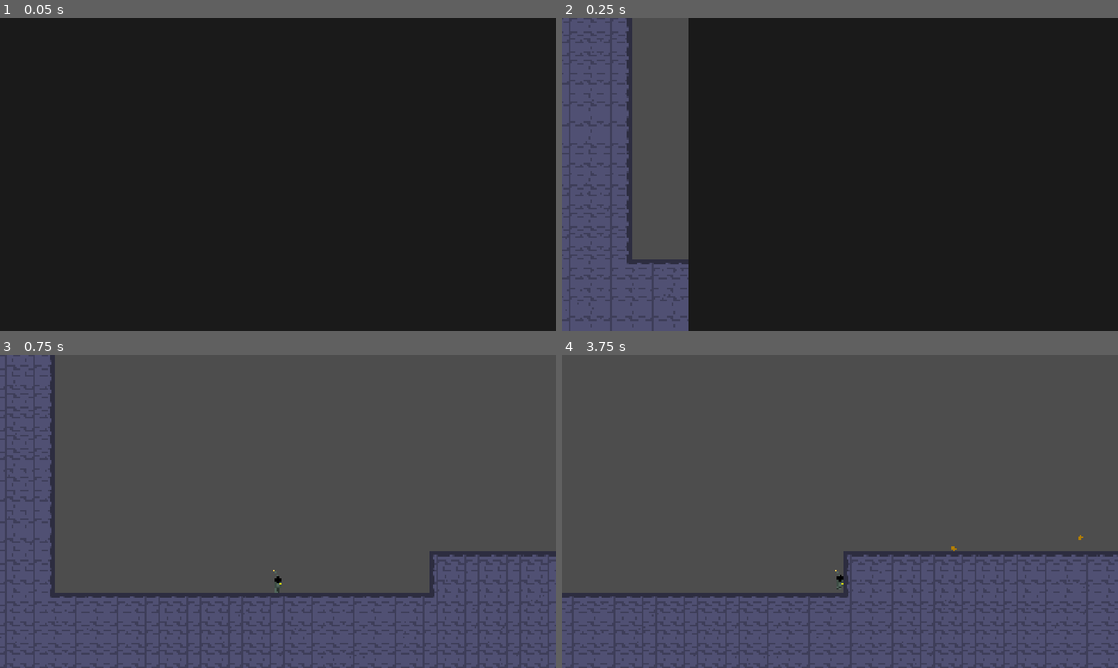
Above: before the commit, frames 1-4 (two rows, left to right).
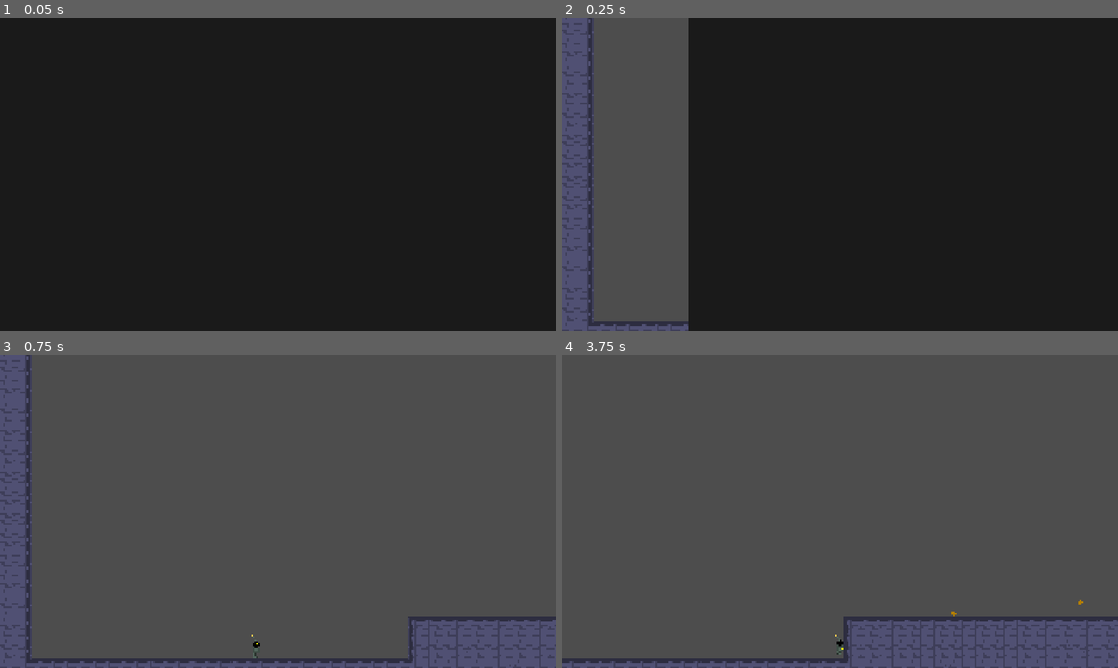
Above: after the commit, the same moments.

Repository: vitorjusto/The-Take-Over
Game: Godot game, scene res://Scenes/Main.tscn
Same seed, same stepped clock (60 frames per second), same inputs: the game is played once before the commit and once after it.
Inputs:
- Up to frame 1 (0.05 s): no input
- Up to frame 2 (0.25 s): no input
- Up to frame 3 (0.75 s): hold Right (Right) from 0.53 s (still down); hold Z (Run) from 0.53 s (still down)
- Up to frame 4 (3.75 s): tap X (Jump) at 0.77, 1.52, 3.02 s; release Z (Run) at 1.28 s; tap C (Shoot) at 1.35, 2.85 s; release Right (Right) at 2.03 s; hold Left (Left) 2.03-2.78 s; hold Z (Run) 2.03-2.78 s; hold Right (Right) from 2.78 s (still down); hold Z (Run) from 3.53 s (still down)

Frame 1 is identical in both runs. In frame 2, 9.8% of the frame differs, in the area x 0-23%, y 0-100%; in frame 3, 23%, in the area x 0-100%, y 0-100%; in frame 4, 20%.

Commit message:
create camera blocker

Diff:
--- a/Scenes/Levels/Level1.tscn
+++ b/Scenes/Levels/Level1.tscn
@@ -6,6 +6,7 @@
 [ext_resource type="PackedScene" uid="uid://uu6je68qdvw" path="res://Scenes/Misc/Checkpoint.tscn" id="4_xvio3"]
 [ext_resource type="PackedScene" uid="uid://djaq1ecwlchtx" path="res://Scenes/Misc/TrapDoor.tscn" id="5_kri6y"]
 [ext_resource type="PackedScene" uid="uid://f3kcmf2kno0h" path="res://Scenes/Misc/Button.tscn" id="6_4d3fe"]
+[ext_resource type="PackedScene" uid="uid://c16kklv5oj7k0" path="res://Scenes/Misc/CameraBlocker.tscn" id="7_3ipdw"]
 
 [node name="Level1" type="Node2D"]
 
@@ -31,5 +32,20 @@
 [node name="Button2" parent="." instance=ExtResource("6_4d3fe")]
 position = Vector2(5032, 808)
 
+[node name="CameraBlocker" parent="." instance=ExtResource("7_3ipdw")]
+position = Vector2(-576, 1344)
+direction = 1
+
+[node name="CameraBlocker2" parent="." instance=ExtResource("7_3ipdw")]
+position = Vector2(-1984, 1088)
+direction = 2
+
+[node name="CameraBlocker3" parent="." instance=ExtResource("7_3ipdw")]
+position = Vector2(2080, 640)
+
+[node name="CameraBlocker4" parent="." instance=ExtResource("7_3ipdw")]
+position = Vector2(5376, 768)
+direction = 3
+
 [connection signal="onButtonPressed" from="Button" to="TrapDoor" method="OnActivate"]
 [connection signal="onButtonPressed" from="Button2" to="TrapDoor" method="OnActivate"]
--- /dev/null
+++ b/Scenes/Misc/CameraBlocker.tscn
@@ -0,0 +1,6 @@
+[gd_scene load_steps=2 format=3 uid="uid://c16kklv5oj7k0"]
+
+[ext_resource type="Script" uid="uid://3anhi5vsh0vy" path="res://Script/Misc/cameraBlocker.gd" id="1_m4gsn"]
+
+[node name="CameraBlocker" type="Node2D"]
+script = ExtResource("1_m4gsn")
--- /dev/null
+++ b/Script/Misc/cameraBlocker.gd
@@ -0,0 +1,5 @@
+class_name cameraBlocker
+extends Node2D
+
+enum EDIRECTION {TOP, BOTTOM, LEFT, RIGHT}
+@export var direction : EDIRECTION
--- a/Script/Player/player.gd
+++ b/Script/Player/player.gd
@@ -16,6 +16,8 @@
 @onready var animation: AnimatedSprite2D = get_node("AnimatedSprite2D")
 @onready var aniAntenna: AnimatedSprite2D = get_node("BodyAnimations/AniAntenna")
 @onready var aniEye: AnimatedSprite2D = get_node("BodyAnimations/AniEye")
+
+@onready var camera: Camera2D = get_node("Camera2D")
 
 @onready var bodyAnimations: Node2D = get_node("BodyAnimations")
 var isDebugMode : bool = false
--- a/Script/main.gd
+++ b/Script/main.gd
@@ -54,6 +54,16 @@
 
 	levelManager.add_child(levelManager.currentLevel)
 
+	for blocker : cameraBlocker in levelManager.currentLevel.get_children().filter(func(x): return x is cameraBlocker):
+		if blocker.direction == blocker.EDIRECTION.TOP:
+			player.camera.limit_top = blocker.position.y
+		elif blocker.direction == blocker.EDIRECTION.BOTTOM:
+			player.camera.limit_bottom = blocker.position.y
+		elif blocker.direction == blocker.EDIRECTION.LEFT:
+			player.camera.limit_left = blocker.position.x
+		elif blocker.direction == blocker.EDIRECTION.RIGHT:
+			player.camera.limit_right = blocker.position.x
+
 	state = ScreenTransitionState.ENDING
 
 func onPlayerDefeat() -> void:
Not shown: 1 places in Scenes/Levels/Level1.tscn that only renumber resources
Not shown, added: Script/Misc/cameraBlocker.gd.uid
